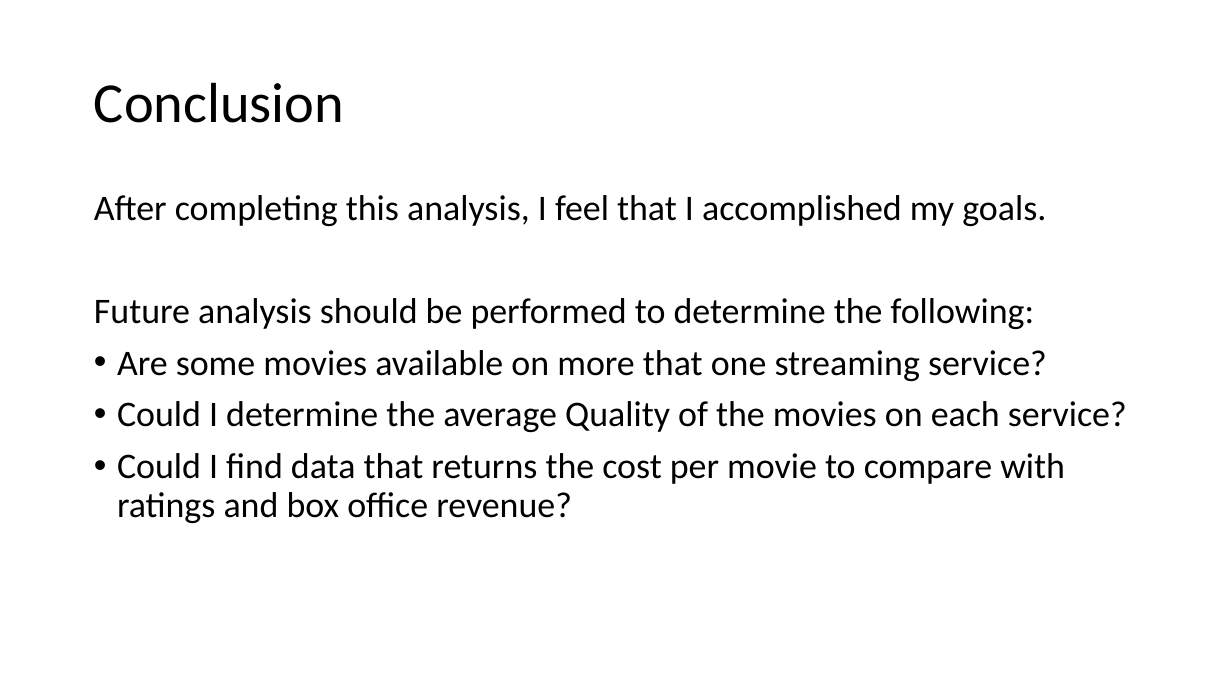
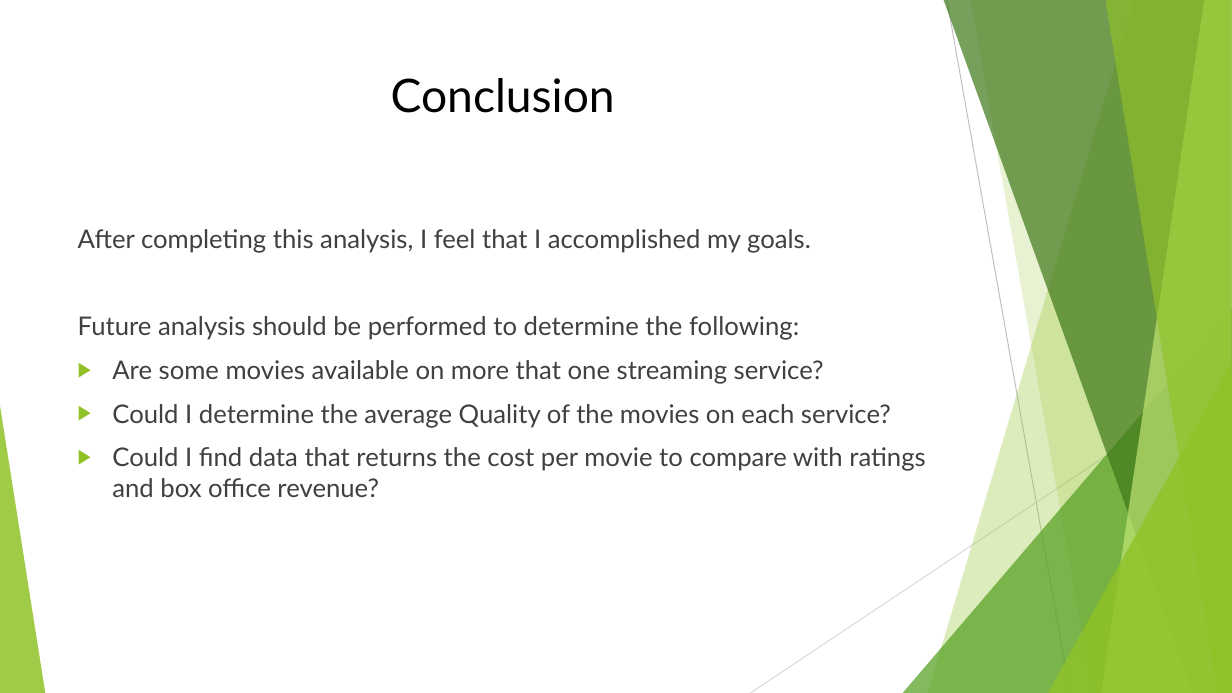
Before and after one commit to danthreepo/CapstoneProject_2025, a slide deck: slide 11 of Analysis of Sci-Fi Movies and Availability on Streaming.pptx. Drawn at 1232x693 pixels with LibreOffice and Linux fonts; fonts in the diff are those of the drawing. Boxes give left, top, right and bottom in pixels: in the first picture for what was removed or moved away, otherwise in the second. Text is boxed around its words. In the diff, an @@ line names an element or a change of style, - is before the commit and + after.

```diff
--- a/Analysis of Sci-Fi Movies and Availability on Streaming.pptx
+++ b/Analysis of Sci-Fi Movies and Availability on Streaming.pptx
@@ title "Conclusion": place and size @@
-title "Conclusion" at [94,82,344,123]
+title "Conclusion" at [391,78,615,113]
@@ title "Conclusion" at [391,78,615,113]: size 44 to 36 pt, font Calibri to Lato; alignment left to centre; line spacing 0.9 to 1; vertical alignment middle to top @@
@@ text "After completing this analysis, I ...": place and size @@
-text "After completing this analysis, I ..." at [94,195,1127,523]
+text "After completing this analysis, I ..." at [78,229,925,497]
@@ text "After completing this analysis, I ..." at [78,229,925,497]: size 28 to 20 pt, font Calibri to Lato, text colour #000000 to #404040; line spacing 0.9 to 1; bullet • to ▶ @@
@@ group added at [0,0,1232,693]: 5 freeform shapes, 3 triangles, 2 lines @@
```
Also in this commit, not shown: 10 other slides changed.
